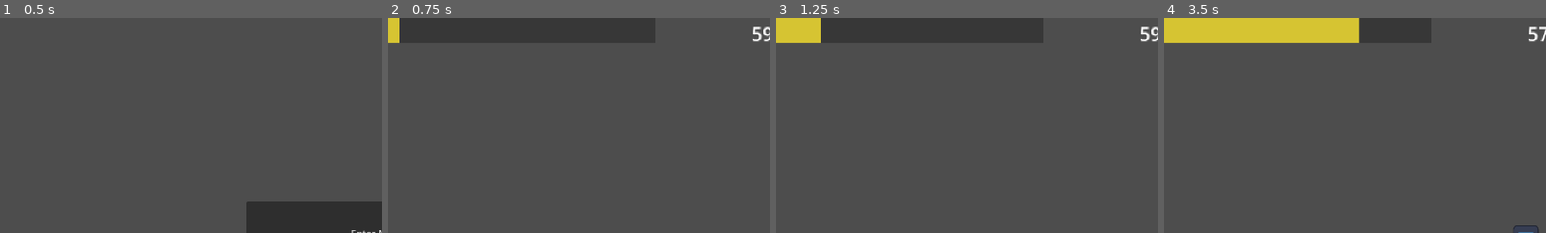
Above: before the commit, frames 1-4 (left to right).
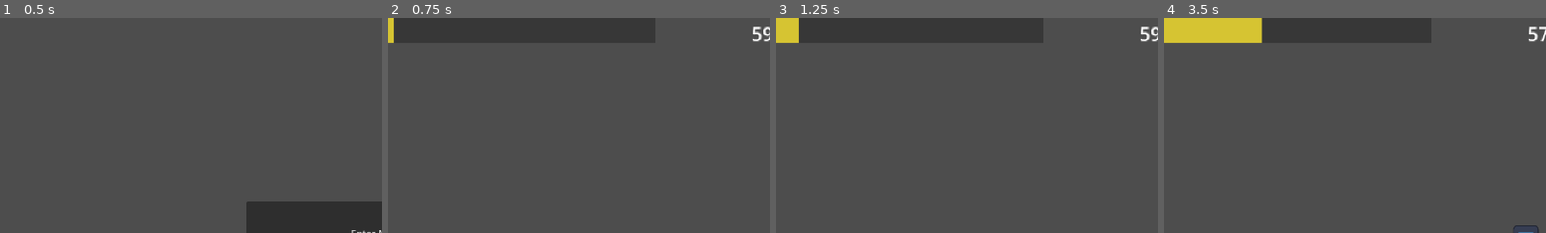
Above: after the commit, the same moments.

Repository: dzfrias/gladiator
Game: Godot game, scene res://scenes/test_scene.tscn
Same seed, same stepped clock (60 frames per second), same inputs: the game is played once before the commit and once after it. The engine's default icon, where the game draws it, is replaced by a stand-in: a white triangle on a blue panel in a dark square.
Inputs (mouse positions are % of the whole screen's width and height, from its top left):
- Up to frame 1 (0.5 s): no input
- Up to frame 2 (0.75 s): click "Enter Mission" at 0.5 s
- Up to frame 3 (1.25 s): no input
- Up to frame 4 (3.5 s): move the mouse to (72, 45) at 1.27 s; hold S (crouch) 1.28-2.03 s; hold D (right) 1.28-2.78 s; tap Space (jump) at 1.52, 1.82, 2.27, 2.57 s; move the mouse to (30, 55) at 2.02 s; click (30, 55) at 2.1 s; move the mouse to (60, 28) at 2.77 s; hold A (left) from 2.78 s (still down); hold E (roll) from 2.78 s (still down)
The pictures show only the part of the screen within x 0-50%, y 0-50%; the shares and areas given below are measured in that part.

Frame 1 is identical in both runs. In frame 2, 0.2% of the frame differs, in the area x 1-3%, y 0-12%; in frame 3, 0.7%; in frame 4, 3.0%, in the area x 25-52%, y 0-12%.

Commit message:
increase time before lightning strike

Diff:
--- a/scripts/weather/lightning.gd
+++ b/scripts/weather/lightning.gd
@@ -1,6 +1,6 @@
 class_name Lightning extends Node2D
 
-@export var tolerance_time := 4.0
+@export var tolerance_time := 8.0
 @export var damage := 3.0
 
 var current_time := 0.0
